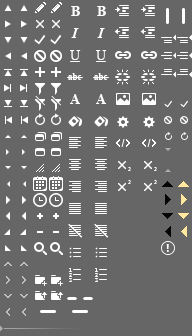
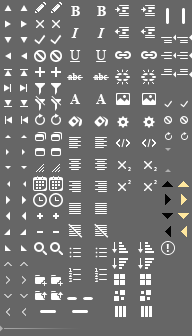
Before/after of a 192 x 336 layered artwork. What changed in the layer stack:
added layer "columns hover" in group "grid" over [141, 306, 152, 317]
added layer "columns" in group "grid" over [115, 306, 126, 317]
added layer "ungroup hover" in group "grid" over [140, 290, 151, 301]
added layer "ungroup" in group "grid" over [114, 290, 125, 301]
added layer "group hover" in group "grid" over [140, 274, 151, 285]
added layer "group" in group "grid" over [114, 274, 125, 285]
added layer "sort desc hover" in group "grid" over [138, 258, 154, 269]
added layer "sort desc" in group "grid" over [112, 258, 128, 269]
added layer "sort asc hover" in group "grid" over [138, 242, 154, 253]
added layer "sort asc" in group "grid" over [112, 242, 128, 253]
